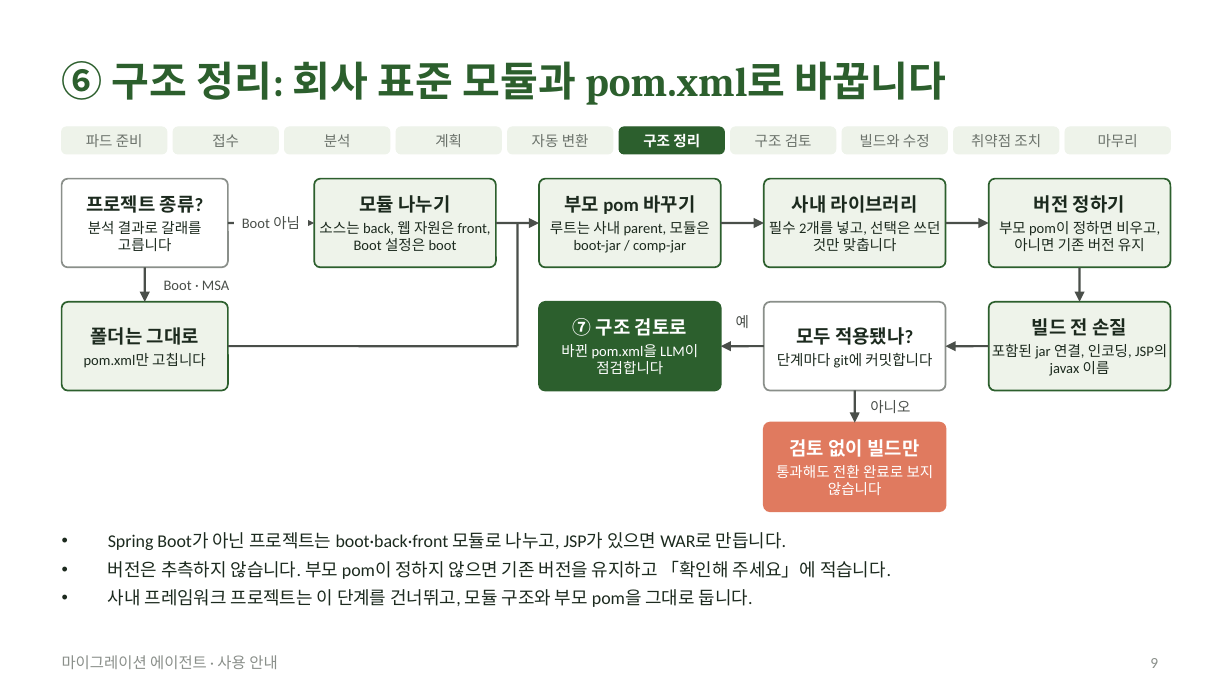
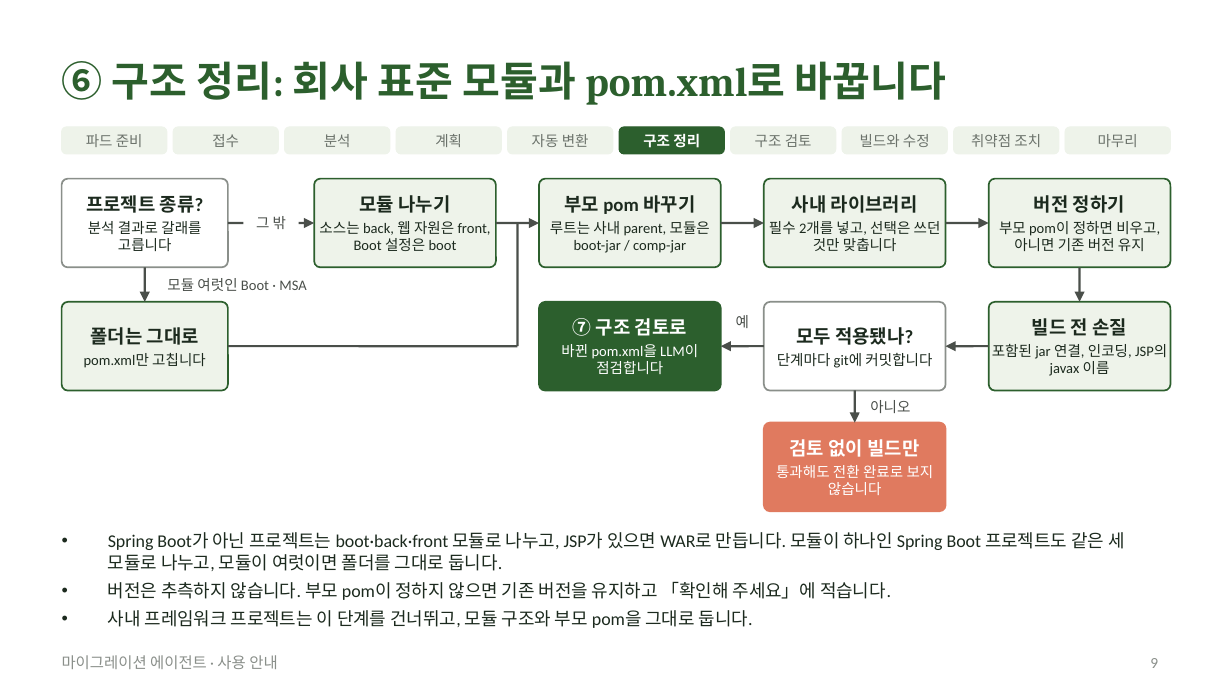
Before and after one commit to acandiatale/tutu, a slide deck: slide 9 of docs/migration-agent/migration-agent.pptx. Drawn at 1232x693 pixels with LibreOffice and Linux fonts; fonts in the diff are those of the drawing. Boxes give left, top, right and bottom in pixels: in the first picture for what was removed or moved away, otherwise in the second. Text is boxed around its words. In the diff, an @@ line names an element or a change of style, - is before the commit and + after.

```diff
--- a/docs/migration-agent/migration-agent.pptx
+++ b/docs/migration-agent/migration-agent.pptx
@@ text at (x1=256, y1=216, x2=286, y2=229): text changed @@
-Boot 아님
+그 밖
@@ rectangle "모듈 여럿인 Boot · MSA" resized from (x1=150, y1=271, x2=243, y2=298) to (x1=156, y1=271, x2=317, y2=298) @@
@@ text in rectangle at (x1=167, y1=278, x2=306, y2=291): text changed @@
-Boot · MSA
+모듈 여럿인 Boot · MSA
@@ text at (x1=108, y1=532, x2=1125, y2=571): text changed @@
-• Spring Boot가 아닌 프로젝트는 boot·back·front 모듈로 나누고, JSP가 있으면 WAR로 만듭니다.
+• Spring Boot가 아닌 프로젝트는 boot·back·front 모듈로 나누고, JSP가 있으면 WAR로 만듭니다. 모듈이 하나인 Spring Boot 프로젝트도 같은 세 모듈로 나누고, 모듈이 여럿이면 폴더를 그대로 둡니다.
```
Also in this commit, not shown: 2 other slides changed, 54 other files.
